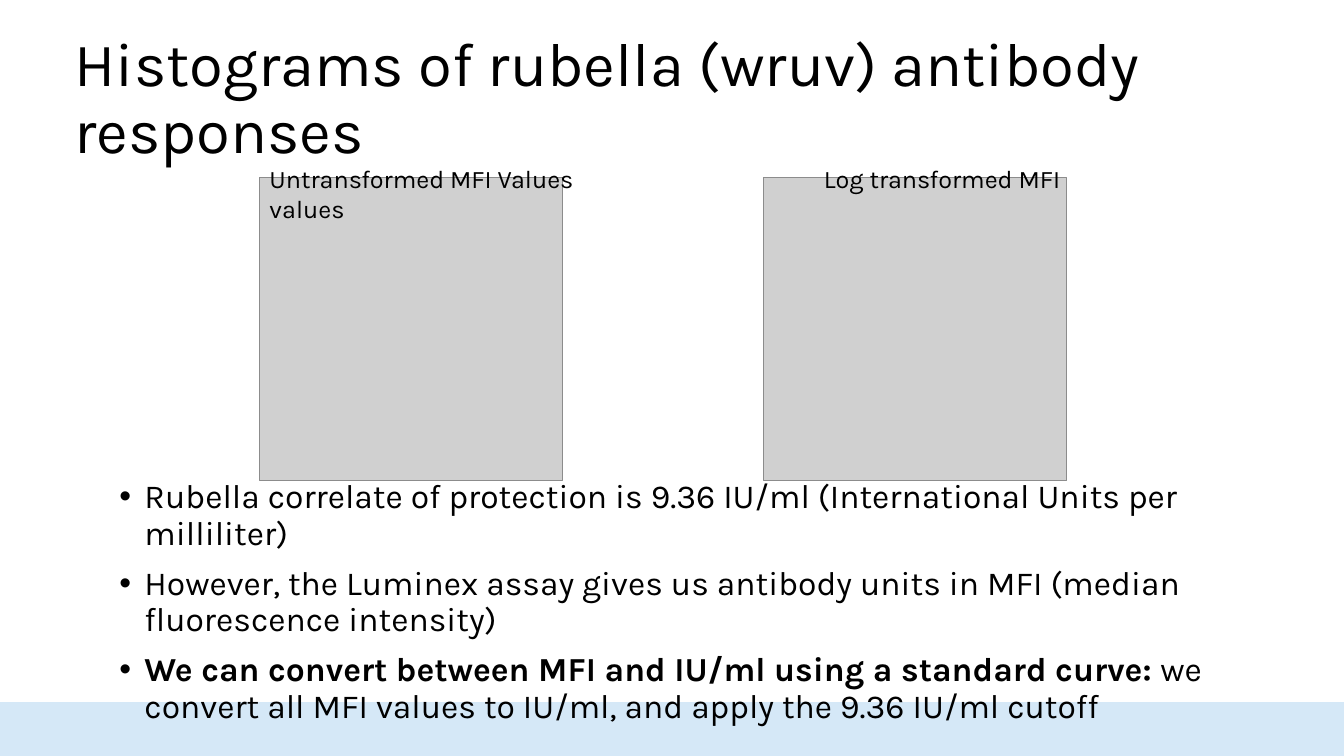
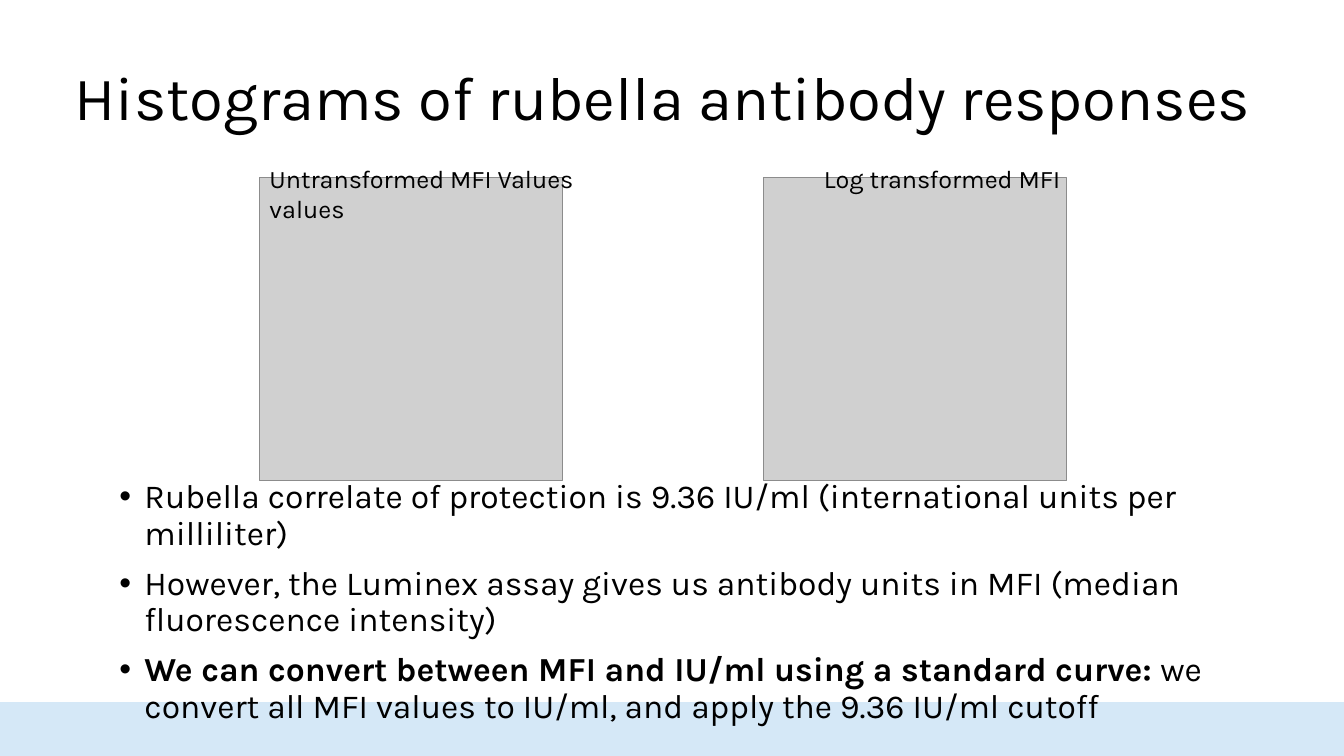
Before and after one commit to HopkinsIDD/seroanalytics_workshop, a slide deck: slide 10 of Part 4/Lecture 4.pptx. Drawn at 1344x756 pixels with LibreOffice and Linux fonts; fonts in the diff are those of the drawing; grey boxes stand for pictures; background and template pictures are left out. Boxes give left, top, right and bottom in pixels: in the first picture for what was removed or moved away, otherwise in the second. Text is boxed around its words. In the diff, an @@ line names an element or a change of style, - is before the commit and + after.

```diff
--- a/Part 4/Lecture 4.pptx
+++ b/Part 4/Lecture 4.pptx
@@ title at bbox=[75, 77, 1250, 135]: text changed @@
-Histograms of rubella (wruv) antibody responses
+Histograms of rubella antibody responses
@@ text at bbox=[144, 478, 1176, 549]: text changed @@
-• Rubella correlate of protection is 9.36 IU/ml (International Units per milliliter)
+• Rubella correlate of protection is 9.36 IU/ml (international units per milliliter)
```
Also in this commit, not shown: 15 other slides changed, 3 other files.
